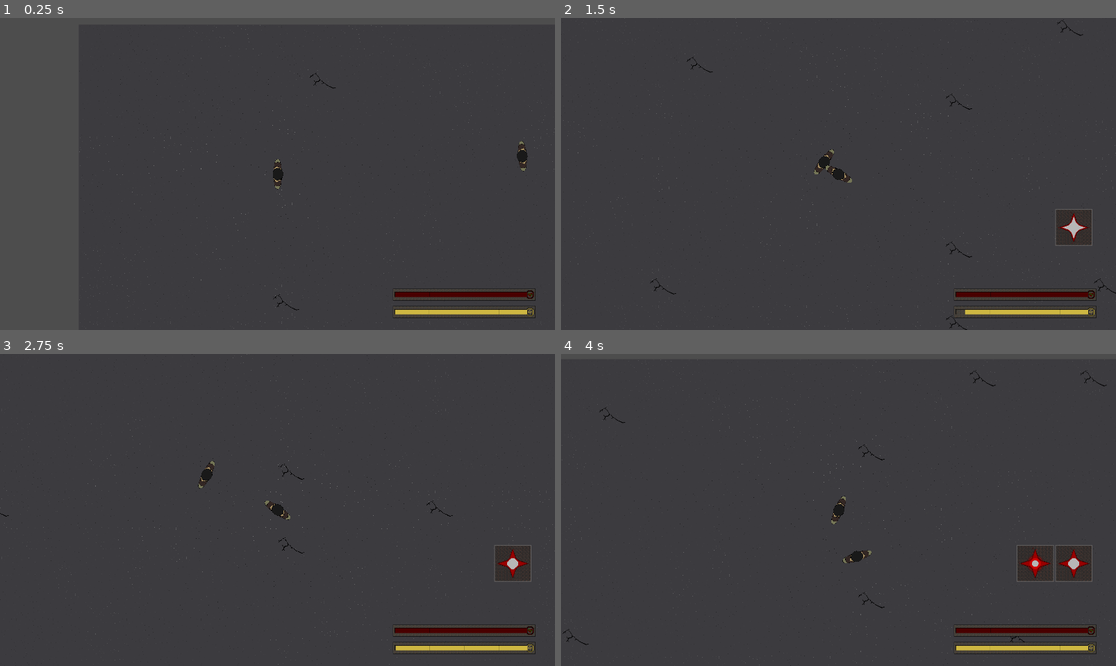
Above: before the commit, frames 1-4 (two rows, left to right).
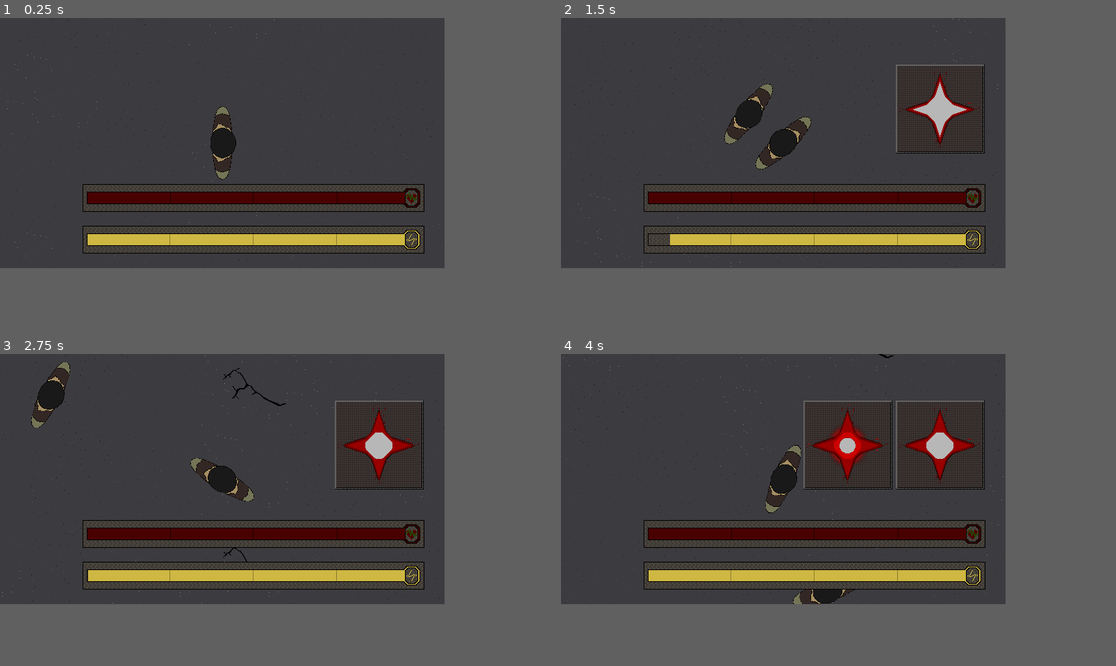
Above: after the commit, the same moments.

Repository: kitoblak/STP
Game: Godot game, scene res://scene/level/level.tscn
Same seed, same stepped clock (60 frames per second), same inputs: the game is played once before the commit and once after it.
Inputs (mouse positions are in pixels of both pictures, inside the frame that each line leads up to):
- Up to frame 1 (0.25 s): no input
- Up to frame 2 (1.5 s): move the mouse to (960, 158) at 0.52 s; hold D (right) 0.53-1.28 s; hold Shift (Run) 0.53-1.28 s; move the mouse to (727, 189) at 1.27 s; hold S (down) from 1.28 s (still down); tap Z (ability_1) at 1.35 s
- Up to frame 3 (2.75 s): move the mouse to (333, 441) at 2.02 s; release S (down) at 2.03 s; hold D (right) from 2.03 s (still down); hold X (ability_2) from 2.03 s (still down)
- Up to frame 4 (4 s): move the mouse to (810, 572) at 2.77 s; release D (right) at 2.78 s; release X (ability_2) at 2.78 s; hold W (up) 2.78-3.53 s; tap C (ability_3) at 2.85 s; move the mouse to (1005, 556) at 3.52 s; press the mouse at (1005, 556) at 3.53 s; hold A (left) from 3.53 s (still down)
The window is 799x449 before the commit and 640x360 after it. Grey fills any space a smaller window leaves; there, only what the larger window draws over its background counts as a difference.

The runs differ from the first frame. In frame 1, 9.6% of the frame differs, in the area x 0-100%, y 0-100%; in frame 2, 13%; in frame 3, 13%; in frame 4, 15%, in the area x 0-99%, y 0-100%.

Commit message:
now game is fullscreen

Diff:
--- a/project.godot
+++ b/project.godot
@@ -23,8 +23,7 @@
 
 window/size/viewport_width=640
 window/size/viewport_height=360
-window/size/window_width_override=1920
-window/size/window_height_override=1080
+window/size/mode=3
 window/stretch/scale_mode="integer"
 
 [editor]
